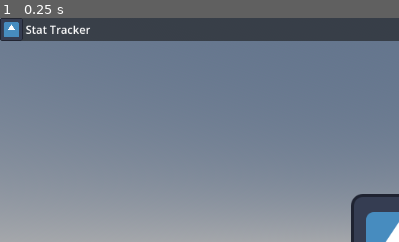
Above: before the commit, frame 1.
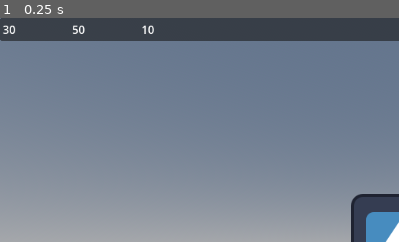
Above: after the commit, the same moment.

Repository: ProfessorDudley/survival-house
Game: Godot game, scene res://scenes/game.tscn
Two runs of this game, one before a commit and one after it. Both use one fixed random seed, a clock stepped at 60 frames per second and the inputs below. The engine's default icon, where the game draws it, is replaced by a stand-in: a white triangle on a blue panel in a dark square.
Inputs:
- Up to frame 1 (0.25 s): no input
The pictures show only the part of the screen within x 0-50%, y 0-50%; the shares and areas given below are measured in that part.

The runs differ from the first frame. In frame 1, 0.7% of the frame differs, in the area x 0-39%, y 0-11%.

Commit message:
Added HUD with stats bound to player stats.

Diff:
--- a/actors/player_character.gd
+++ b/actors/player_character.gd
@@ -1,6 +1,8 @@
-extends CharacterBody3D
+class_name PlayerCharacter extends CharacterBody3D
 
-@export var move_speed: float = 1000
+@export var _move_speed: float = 1000
+
+@onready var player_stats: PlayerStats = $player_stats
 
 func _process(_delta: float):
 	var _input_vector: Vector3 = Vector3.ZERO # The player's movement vector.
@@ -12,7 +14,7 @@
 	if _input_vector != Vector3.ZERO:
 		_input_vector = _input_vector.normalized()
 
-	velocity.x = _input_vector.x * move_speed * _delta
-	velocity.z = _input_vector.z * move_speed * _delta
+	velocity.x = _input_vector.x * _move_speed * _delta
+	velocity.z = _input_vector.z * _move_speed * _delta
 
 	move_and_slide()
--- a/actors/player_character.tscn
+++ b/actors/player_character.tscn
@@ -1,7 +1,8 @@
-[gd_scene load_steps=4 format=3 uid="uid://bhh4jrkg01twl"]
+[gd_scene load_steps=5 format=3 uid="uid://bhh4jrkg01twl"]
 
 [ext_resource type="Texture2D" uid="uid://da3g3y12u1c04" path="res://icon.svg" id="1_d5mhq"]
 [ext_resource type="Script" uid="uid://om5p8cw38po0" path="res://actors/player_character.gd" id="1_r4hof"]
+[ext_resource type="Script" uid="uid://k1m8m4h18wm7" path="res://actors/player_stats.gd" id="3_irlf7"]
 
 [sub_resource type="CapsuleShape3D" id="CapsuleShape3D_r4hof"]
 radius = 0.6508789
@@ -19,3 +20,9 @@
 
 [node name="CollisionShape3D" type="CollisionShape3D" parent="."]
 shape = SubResource("CapsuleShape3D_r4hof")
+
+[node name="player_stats" type="Node" parent="."]
+script = ExtResource("3_irlf7")
+food = 30
+water = 50
+energy = 10
--- /dev/null
+++ b/actors/player_stats.gd
@@ -0,0 +1,5 @@
+class_name PlayerStats extends Node
+
+@export var food: int = -1
+@export var water: int = -1
+@export var energy: int = -1
--- a/scenes/game.tscn
+++ b/scenes/game.tscn
@@ -1,7 +1,10 @@
-[gd_scene load_steps=8 format=3 uid="uid://dkkygugjwxvk6"]
+[gd_scene load_steps=11 format=3 uid="uid://dkkygugjwxvk6"]
 
 [ext_resource type="PackedScene" uid="uid://bhh4jrkg01twl" path="res://actors/player_character.tscn" id="1_uwrxv"]
-[ext_resource type="Texture2D" uid="uid://da3g3y12u1c04" path="res://icon.svg" id="2_yqjtg"]
+[ext_resource type="PackedScene" uid="uid://be62bcmooj6ae" path="res://widgets/stat_tracker.tscn" id="2_yqjtg"]
+[ext_resource type="Texture2D" uid="uid://d2yc0iwdgaxoa" path="res://assets/sprites/food_icon.tres" id="3_iywne"]
+[ext_resource type="Texture2D" uid="uid://ckeei47tkkjub" path="res://assets/sprites/water_icon.tres" id="4_p57ef"]
+[ext_resource type="Texture2D" uid="uid://dedw6lh8kdo6d" path="res://assets/sprites/energy_icon.tres" id="5_u5sy4"]
 
 [sub_resource type="BoxShape3D" id="BoxShape3D_yqjtg"]
 size = Vector3(10, 1, 10)
@@ -47,19 +50,42 @@
 offset_bottom = 33.0
 grow_horizontal = 2
 
-[node name="StatTracker" type="Control" parent="HUD/StatusBar"]
+[node name="HBoxContainer" type="HBoxContainer" parent="HUD/StatusBar"]
 layout_mode = 2
 
-[node name="HBoxContainer" type="HBoxContainer" parent="HUD/StatusBar/StatTracker"]
-layout_mode = 0
-offset_right = 1152.0
-offset_bottom = 33.0
+[node name="Food" parent="HUD/StatusBar/HBoxContainer" node_paths=PackedStringArray("player") instance=ExtResource("2_yqjtg")]
+layout_mode = 2
+player = NodePath("../../../../Player")
+stat = &"food"
 
-[node name="TextureRect" type="TextureRect" parent="HUD/StatusBar/StatTracker/HBoxContainer"]
+[node name="StatIcon" parent="HUD/StatusBar/HBoxContainer/Food/HBoxContainer" index="0"]
+texture = ExtResource("3_iywne")
+
+[node name="StatValue" parent="HUD/StatusBar/HBoxContainer/Food/HBoxContainer" index="1"]
+text = "Food"
+
+[node name="Water" parent="HUD/StatusBar/HBoxContainer" node_paths=PackedStringArray("player") instance=ExtResource("2_yqjtg")]
 layout_mode = 2
-texture = ExtResource("2_yqjtg")
-expand_mode = 3
+player = NodePath("../../../../Player")
+stat = &"water"
 
-[node name="Label" type="Label" parent="HUD/StatusBar/StatTracker/HBoxContainer"]
+[node name="StatIcon" parent="HUD/StatusBar/HBoxContainer/Water/HBoxContainer" index="0"]
+texture = ExtResource("4_p57ef")
+
+[node name="StatValue" parent="HUD/StatusBar/HBoxContainer/Water/HBoxContainer" index="1"]
+text = "Water"
+
+[node name="Energy" parent="HUD/StatusBar/HBoxContainer" node_paths=PackedStringArray("player") instance=ExtResource("2_yqjtg")]
 layout_mode = 2
-text = "Stat Tracker"
+player = NodePath("../../../../Player")
+stat = &"energy"
+
+[node name="StatIcon" parent="HUD/StatusBar/HBoxContainer/Energy/HBoxContainer" index="0"]
+texture = ExtResource("5_u5sy4")
+
+[node name="StatValue" parent="HUD/StatusBar/HBoxContainer/Energy/HBoxContainer" index="1"]
+text = "Energy"
+
+[editable path="HUD/StatusBar/HBoxContainer/Food"]
+[editable path="HUD/StatusBar/HBoxContainer/Water"]
+[editable path="HUD/StatusBar/HBoxContainer/Energy"]
--- /dev/null
+++ b/widgets/stat_tracker.gd
@@ -0,0 +1,7 @@
+extends Control
+
+@export var player: PlayerCharacter
+@export var stat: StringName
+
+func _process(_delta) -> void:
+	$HBoxContainer/StatValue.text = str(player.player_stats.get(stat))
--- /dev/null
+++ b/widgets/stat_tracker.tscn
@@ -0,0 +1,28 @@
+[gd_scene load_steps=2 format=3 uid="uid://be62bcmooj6ae"]
+
+[ext_resource type="Script" uid="uid://dggnx2lxs6daw" path="res://widgets/stat_tracker.gd" id="1_5spf7"]
+
+[node name="StatTracker" type="Control"]
+clip_contents = true
+custom_minimum_size = Vector2(96, 32)
+layout_mode = 3
+anchors_preset = 0
+script = ExtResource("1_5spf7")
+
+[node name="HBoxContainer" type="HBoxContainer" parent="."]
+layout_mode = 1
+anchors_preset = 4
+anchor_top = 0.5
+anchor_bottom = 0.5
+offset_top = -16.5
+offset_right = 1152.0
+offset_bottom = 16.5
+grow_vertical = 2
+
+[node name="StatIcon" type="TextureRect" parent="HBoxContainer"]
+layout_mode = 2
+expand_mode = 3
+
+[node name="StatValue" type="Label" parent="HBoxContainer"]
+layout_mode = 2
+text = "Stat"
